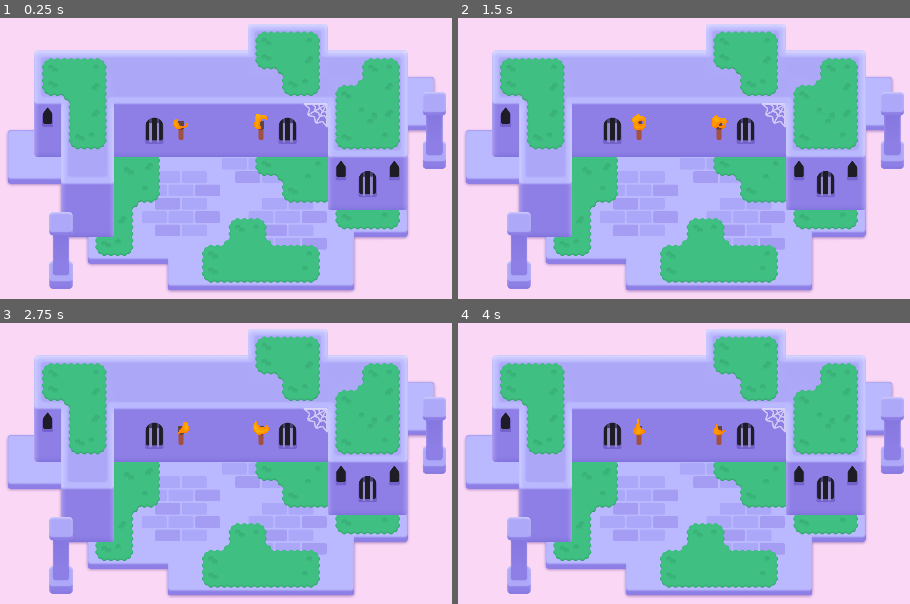
Above: before the commit, frames 1-4 (two rows, left to right).
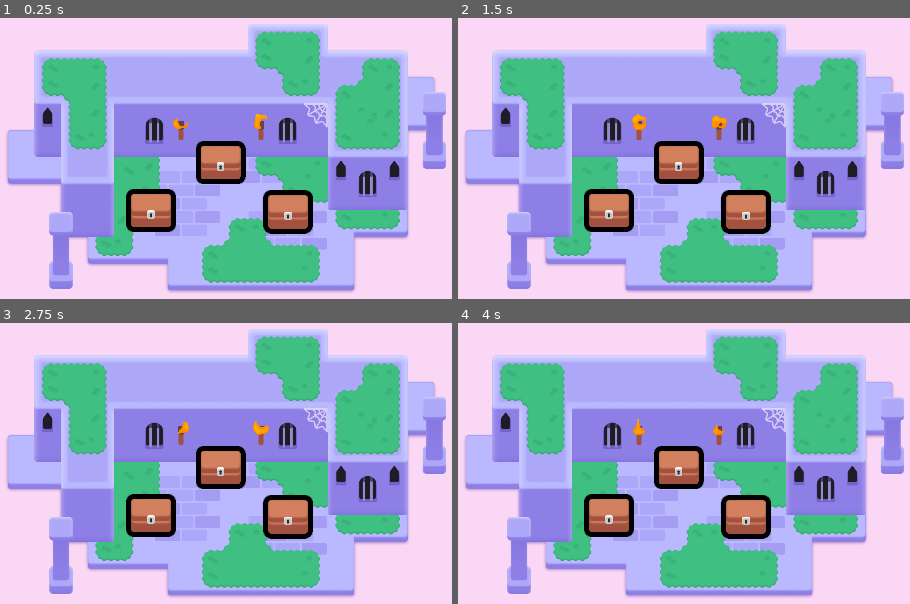
Above: after the commit, the same moments.

Repository: GlutenFreeGrass/2d-GameDev-Course
Game: Godot game, scene res://lessons/mini_dungeon.tscn
The game is run twice, just before and just after one commit, with the same random seed, the same clock (stepped at 60 frames per second) and the same inputs.
Inputs (mouse positions are in pixels of both pictures, inside the frame that each line leads up to):
- Up to frame 1 (0.25 s): no input
- Up to frame 2 (1.5 s): tap Enter at 0.5 s; move the mouse to (855, 152) at 0.52 s; press the mouse at (855, 152) at 0.53 s; hold D (move_right) 0.53-1.28 s; tap Space at 0.77 s; move the mouse to (516, 197) at 1.27 s; release the mouse at (516, 197) at 1.28 s; hold S (move_down) from 1.28 s (still down); right-click (516, 197) at 1.35 s; click (516, 197) at 1.42 s
- Up to frame 3 (2.75 s): tap Space at 1.52 s; move the mouse to (302, 382) at 2.02 s; release S (move_down) at 2.03 s; hold D (move_right) from 2.03 s (still down); tap Z at 2.1 s; click (302, 382) at 2.17 s
- Up to frame 4 (4 s): move the mouse to (638, 570) at 2.77 s; release D (move_right) at 2.78 s; hold W (move_up) 2.78-3.53 s; click (638, 570) at 2.85 s; tap Space at 3.02, 3.77 s; move the mouse to (outside the picture) at 3.52 s; hold A (move_left) from 3.53 s (still down); hold Right mouse button (right_click) from 3.53 s (still down); click (outside the picture) at 3.67 s

The runs differ from the first frame. In frame 1, 5.0% of the frame differs, in the area x 27-70%, y 43-77%; in frame 2, 5.0%; in frame 3, 5.0%; in frame 4, 5.0%.

Commit message:
L3-The-Outline-Thickens

Diff:
--- /dev/null
+++ b/M06.looting_workbook/lessons/chest/chest.gd
@@ -0,0 +1,25 @@
+extends Area2D
+
+@onready var canvas_group: CanvasGroup = $CanvasGroup
+
+# Called when the node enters the scene tree for the first time.
+func _ready() -> void:
+	mouse_entered.connect(_on_mouse_entered)
+	mouse_exited.connect(_on_mouse_exited)
+	canvas_group.material.set_shader_parameter("line_thickness", 5.0)
+
+func _on_mouse_entered() -> void:
+	var tween := create_tween()
+	tween.tween_method(set_outline_thickness, 5.0, 10.0, 0.08)
+
+
+func _on_mouse_exited() -> void:
+	var tween := create_tween()
+	tween.tween_method(set_outline_thickness, 10.0, 5.0, 0.08)
+
+# Called every frame. 'delta' is the elapsed time since the previous frame.
+func _process(delta):
+	pass
+
+func set_outline_thickness(new_thickness: float) -> void:
+	canvas_group.material.set_shader_parameter("line_thickness", new_thickness)
--- a/M06.looting_workbook/lessons/chest/chest.tscn
+++ b/M06.looting_workbook/lessons/chest/chest.tscn
@@ -1,26 +1,40 @@
-[gd_scene load_steps=5 format=3 uid="uid://bkdkcicqcchjh"]
+[gd_scene load_steps=8 format=3 uid="uid://bkdkcicqcchjh"]
 
+[ext_resource type="Shader" path="res://lessons/chest/group_outline.gdshader" id="1_lr7qt"]
 [ext_resource type="Texture2D" uid="uid://c3hwsm5ugp8qw" path="res://lessons/chest/bottom.png" id="1_vd687"]
+[ext_resource type="Script" path="res://lessons/chest/chest.gd" id="1_vh1d2"]
 [ext_resource type="Texture2D" uid="uid://bnem1cahhoxdk" path="res://lessons/chest/top.png" id="2_jo8su"]
 [ext_resource type="Texture2D" uid="uid://bu2jin246nel5" path="res://lessons/chest/lock.png" id="3_ci5xg"]
 
 [sub_resource type="RectangleShape2D" id="RectangleShape2D_nng1f"]
 size = Vector2(96, 81)
 
+[sub_resource type="ShaderMaterial" id="ShaderMaterial_lsdch"]
+resource_local_to_scene = true
+shader = ExtResource("1_lr7qt")
+shader_parameter/line_color = Color(0, 0, 0, 1)
+shader_parameter/line_thickness = 20.0
+shader_parameter/viewport_scale = Vector2(1, 1)
+
 [node name="Chest" type="Area2D"]
+script = ExtResource("1_vh1d2")
 
-[node name="Bottom" type="Sprite2D" parent="."]
+[node name="CollisionShape2D" type="CollisionShape2D" parent="."]
+visible = false
+position = Vector2(0, -40.5)
+shape = SubResource("RectangleShape2D_nng1f")
+
+[node name="CanvasGroup" type="CanvasGroup" parent="."]
+material = SubResource("ShaderMaterial_lsdch")
+
+[node name="Bottom" type="Sprite2D" parent="CanvasGroup"]
 position = Vector2(0, -35)
 texture = ExtResource("1_vd687")
 
-[node name="Top" type="Sprite2D" parent="."]
+[node name="Top" type="Sprite2D" parent="CanvasGroup"]
 position = Vector2(0, -51)
 texture = ExtResource("2_jo8su")
 
-[node name="Lock" type="Sprite2D" parent="."]
+[node name="Lock" type="Sprite2D" parent="CanvasGroup"]
 position = Vector2(0, -31)
 texture = ExtResource("3_ci5xg")
-
-[node name="CollisionShape2D" type="CollisionShape2D" parent="."]
-position = Vector2(0, -40.5)
-shape = SubResource("RectangleShape2D_nng1f")
--- a/M06.looting_workbook/lessons/mini_dungeon.tscn
+++ b/M06.looting_workbook/lessons/mini_dungeon.tscn
@@ -6,6 +6,7 @@
 [ext_resource type="Texture2D" uid="uid://c1rgncfgjxefj" path="res://assets/dungeon/pillar.png" id="4_gq228"]
 [ext_resource type="Texture2D" uid="uid://l0y1k1obencd" path="res://assets/dungeon/spider_web.png" id="5_ywba7"]
 [ext_resource type="PackedScene" uid="uid://eundh35r605v" path="res://assets/torch/torch.tscn" id="6_fokey"]
+[ext_resource type="PackedScene" uid="uid://bkdkcicqcchjh" path="res://lessons/chest/chest.tscn" id="7_6kvof"]
 
 [sub_resource type="TileSetAtlasSource" id="TileSetAtlasSource_6s4s5"]
 texture = ExtResource("1_sym7n")
@@ -321,3 +322,12 @@
 mouse_filter = 2
 color = Color(0.977546, 0.842183, 0.960847, 1)
 metadata/_edit_lock_ = true
+
+[node name="Chest" parent="." instance=ExtResource("7_6kvof")]
+position = Vector2(575, 246)
+
+[node name="Chest2" parent="." instance=ExtResource("7_6kvof")]
+position = Vector2(408, 361)
+
+[node name="Chest3" parent="." instance=ExtResource("7_6kvof")]
+position = Vector2(737, 364)
--- a/M06.looting_workbook/practices/L3.P1.hover_the_balloon/balloon_hover.gd
+++ b/M06.looting_workbook/practices/L3.P1.hover_the_balloon/balloon_hover.gd
@@ -5,7 +5,11 @@
 
 
 func _ready() -> void:
+	mouse_entered.connect(_on_mouse_entered)
+	mouse_exited.connect(_on_mouse_exited)
 	set_outline_thickness(5.0)
+
+
 
 
 func set_outline_thickness(new_thickness: float) -> void:
@@ -14,8 +18,10 @@
 
 
 func _on_mouse_entered() -> void:
-	pass
+	var tween := create_tween()
+	canvas_group.material.set_shader_parameter("line_thickness", 10.0)
 
 
 func _on_mouse_exited() -> void:
-	pass
+	var tween := create_tween()
+	canvas_group.material.set_shader_parameter("line_thickness", 5.0)
--- a/M06.looting_workbook/practices/L3.P1.hover_the_balloon/balloon_hover.tscn
+++ b/M06.looting_workbook/practices/L3.P1.hover_the_balloon/balloon_hover.tscn
@@ -1,12 +1,20 @@
-[gd_scene load_steps=5 format=3]
+[gd_scene load_steps=7 format=3 uid="uid://ms4uf2rrf5wy"]
 
 [ext_resource type="Script" path="res://practices/L3.P1.hover_the_balloon/balloon_hover.gd" id="1_vlnte"]
-[ext_resource type="Texture2D" path="res://practices/L3.P1.hover_the_balloon/balloon_tail.png" id="2_vuggf"]
-[ext_resource type="Texture2D" path="res://practices/L3.P1.hover_the_balloon/balloon_top.png" id="3_ora8m"]
+[ext_resource type="Texture2D" uid="uid://cf487car4l5gm" path="res://practices/L3.P1.hover_the_balloon/balloon_tail.png" id="2_vuggf"]
+[ext_resource type="Shader" path="res://practices/L3.P1.hover_the_balloon/group_outline.gdshader" id="2_ynyvf"]
+[ext_resource type="Texture2D" uid="uid://b1adpk1vpdh7r" path="res://practices/L3.P1.hover_the_balloon/balloon_top.png" id="3_ora8m"]
 
 [sub_resource type="CapsuleShape2D" id="CapsuleShape2D_cs4t6"]
 radius = 47.0
 height = 166.0
+
+[sub_resource type="ShaderMaterial" id="ShaderMaterial_mxsw1"]
+resource_local_to_scene = true
+shader = ExtResource("2_ynyvf")
+shader_parameter/line_color = Color(0, 0, 0, 1)
+shader_parameter/line_thickness = 4.0
+shader_parameter/viewport_scale = Vector2(1, 1)
 
 [node name="BalloonHover" type="Area2D"]
 position = Vector2(960, 540)
@@ -19,6 +27,7 @@
 shape = SubResource("CapsuleShape2D_cs4t6")
 
 [node name="CanvasGroup" type="CanvasGroup" parent="."]
+material = SubResource("ShaderMaterial_mxsw1")
 position = Vector2(0, 33)
 
 [node name="Tail" type="Sprite2D" parent="CanvasGroup"]
--- a/M06.looting_workbook/practices/L3.P1.hover_the_balloon/hover_the_balloon.tscn
+++ b/M06.looting_workbook/practices/L3.P1.hover_the_balloon/hover_the_balloon.tscn
@@ -1,16 +1,11 @@
-[gd_scene load_steps=3 format=3]
+[gd_scene load_steps=2 format=3 uid="uid://cnvpwpdqdkhxr"]
 
-[ext_resource type="PackedScene" path="res://practices/L3.P1.hover_the_balloon/balloon_hover.tscn" id="1_biewv"]
-[ext_resource type="Script" path="res://practices/L3.P1.hover_the_balloon/balloon_hover.gd" id="2_mo74b"]
+[ext_resource type="PackedScene" uid="uid://ms4uf2rrf5wy" path="res://practices/L3.P1.hover_the_balloon/balloon_hover.tscn" id="1_biewv"]
 
 [node name="HoverTheBalloon" type="Node2D"]
 metadata/_edit_horizontal_guides_ = []
 
-[node name="BalloonHover" type="Area2D" parent="." instance=ExtResource("1_biewv")]
-position = Vector2(960, 540)
-collision_layer = 2
-collision_mask = 0
-script = ExtResource("2_mo74b")
+[node name="BalloonHover" parent="." instance=ExtResource("1_biewv")]
 
 [node name="ExtraVisuals" type="Node" parent="."]
 
--- a/M06.looting_workbook/practices/L3.P2.sting_the_balloon/balloon_sting.gd
+++ b/M06.looting_workbook/practices/L3.P2.sting_the_balloon/balloon_sting.gd
@@ -2,8 +2,8 @@
 
 
 func _ready() -> void:
-	pass
+	mouse_entered.connect(_on_mouse_entered)
 
 
 func _on_mouse_entered() -> void:
-	pass
+	queue_free()
--- a/M06.looting_workbook/practices/L3.P2.sting_the_balloon/balloon_sting.tscn
+++ b/M06.looting_workbook/practices/L3.P2.sting_the_balloon/balloon_sting.tscn
@@ -1,9 +1,9 @@
-[gd_scene load_steps=6 format=3]
+[gd_scene load_steps=6 format=3 uid="uid://ciw6vby7bohqf"]
 
 [ext_resource type="Script" path="res://practices/L3.P2.sting_the_balloon/balloon_sting.gd" id="1_bhjam"]
-[ext_resource type="Material" path="res://practices/L3.P2.sting_the_balloon/material.tres" id="2_rlib3"]
-[ext_resource type="Texture2D" path="res://practices/L3.P2.sting_the_balloon/balloon_tail.png" id="3_ujshq"]
-[ext_resource type="Texture2D" path="res://practices/L3.P2.sting_the_balloon/balloon_top.png" id="4_4hph6"]
+[ext_resource type="Material" uid="uid://mu3l3tnidk6h" path="res://practices/L3.P2.sting_the_balloon/material.tres" id="2_rlib3"]
+[ext_resource type="Texture2D" uid="uid://bkhg7vixe1w41" path="res://practices/L3.P2.sting_the_balloon/balloon_tail.png" id="3_ujshq"]
+[ext_resource type="Texture2D" uid="uid://bn6jrawnf5ijj" path="res://practices/L3.P2.sting_the_balloon/balloon_top.png" id="4_4hph6"]
 
 [sub_resource type="CapsuleShape2D" id="CapsuleShape2D_lppgf"]
 radius = 47.0
--- a/M06.looting_workbook/practices/L3.P2.sting_the_balloon/sting_the_balloon.tscn
+++ b/M06.looting_workbook/practices/L3.P2.sting_the_balloon/sting_the_balloon.tscn
@@ -1,16 +1,11 @@
-[gd_scene load_steps=3 format=3]
+[gd_scene load_steps=2 format=3 uid="uid://drwykoun1kbtp"]
 
-[ext_resource type="PackedScene" path="res://practices/L3.P2.sting_the_balloon/balloon_sting.tscn" id="1_cq1j7"]
-[ext_resource type="Script" path="res://practices/L3.P2.sting_the_balloon/balloon_sting.gd" id="2_hngyr"]
+[ext_resource type="PackedScene" uid="uid://ciw6vby7bohqf" path="res://practices/L3.P2.sting_the_balloon/balloon_sting.tscn" id="1_cq1j7"]
 
 [node name="StingTheBalloon" type="Node2D"]
 metadata/_edit_horizontal_guides_ = []
 
-[node name="BalloonSting" type="Area2D" parent="." instance=ExtResource("1_cq1j7")]
-position = Vector2(960, 540)
-collision_layer = 2
-collision_mask = 0
-script = ExtResource("2_hngyr")
+[node name="BalloonSting" parent="." instance=ExtResource("1_cq1j7")]
 
 [node name="ExtraVisuals" type="Node" parent="."]
 
--- a/M06.looting_workbook/project.godot
+++ b/M06.looting_workbook/project.godot
@@ -16,6 +16,11 @@
 config/features=PackedStringArray("4.2", "Forward Plus")
 config/icon="res://icon_looting.png"
 
+[autoload]
+
+UITestPanel="*res://addons/gdquest_practice_framework/tester/ui_test_panel.tscn"
+Metadata="*res://addons/gdquest_practice_framework/practice_solutions/metadata.gd"
+
 [display]
 
 window/size/viewport_width=1920
@@ -24,6 +29,10 @@
 window/size/window_width_override=1152
 window/size/window_height_override=648
 window/stretch/mode="canvas_items"
+
+[editor_plugins]
+
+enabled=PackedStringArray("res://addons/gdquest_practice_framework/plugin.cfg")
 
 [input]
 
Not shown: 1 places in M06.looting_workbook/lessons/mini_dungeon.tscn that only renumber resources
